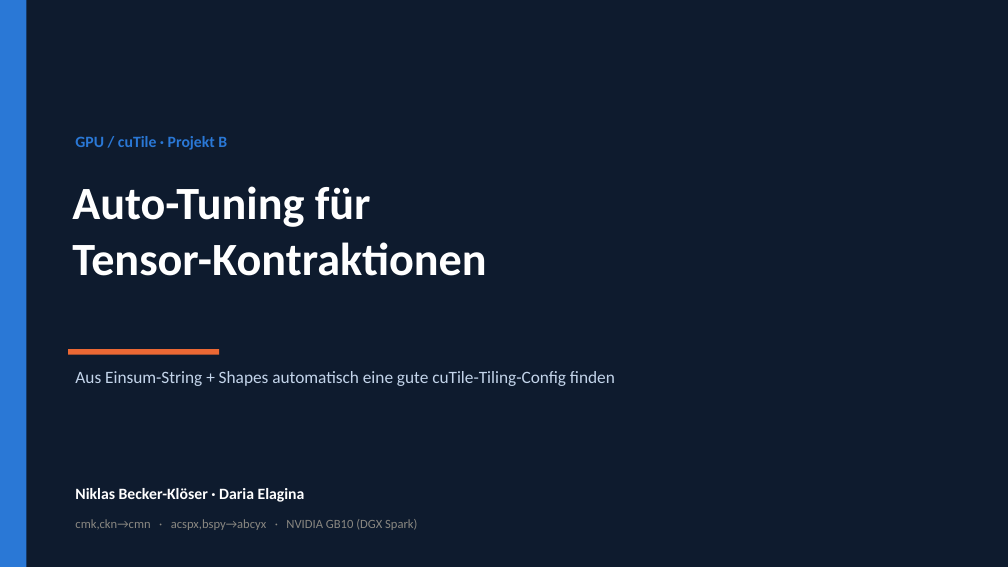
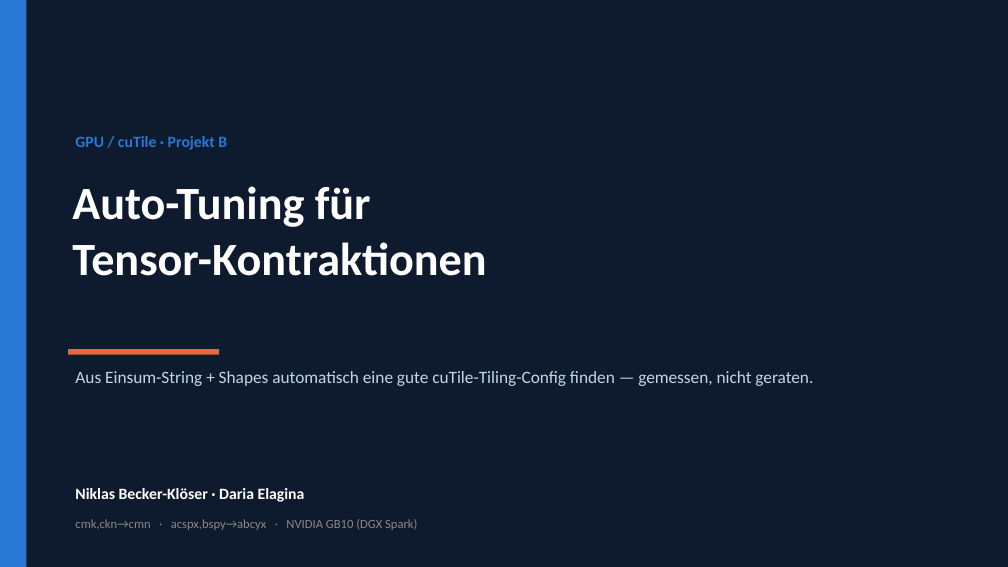
Before and after one commit to Niklas2021/MLA-SoSe-26, a slide deck: slide 1 of project/praesentation/cuTile_Auto-Tuner_normalized.pptx. Drawn at 1008x567 pixels with LibreOffice and Linux fonts; fonts in the diff are those of the drawing. Boxes give left, top, right and bottom in pixels: in the first picture for what was removed or moved away, otherwise in the second. Text is boxed around its words. In the diff, an @@ line names an element or a change of style, - is before the commit and + after.

```diff
--- a/project/praesentation/cuTile_Auto-Tuner_normalized.pptx
+++ b/project/praesentation/cuTile_Auto-Tuner_normalized.pptx
@@ text at (x1=75, y1=371, x2=813, y2=386): text changed @@
-Aus Einsum-String + Shapes automatisch eine gute cuTile-Tiling-Config finden
+Aus Einsum-String + Shapes automatisch eine gute cuTile-Tiling-Config finden — gemessen, nicht geraten.
```
Also in this commit, not shown: 3 other slides changed, 26 other files.
